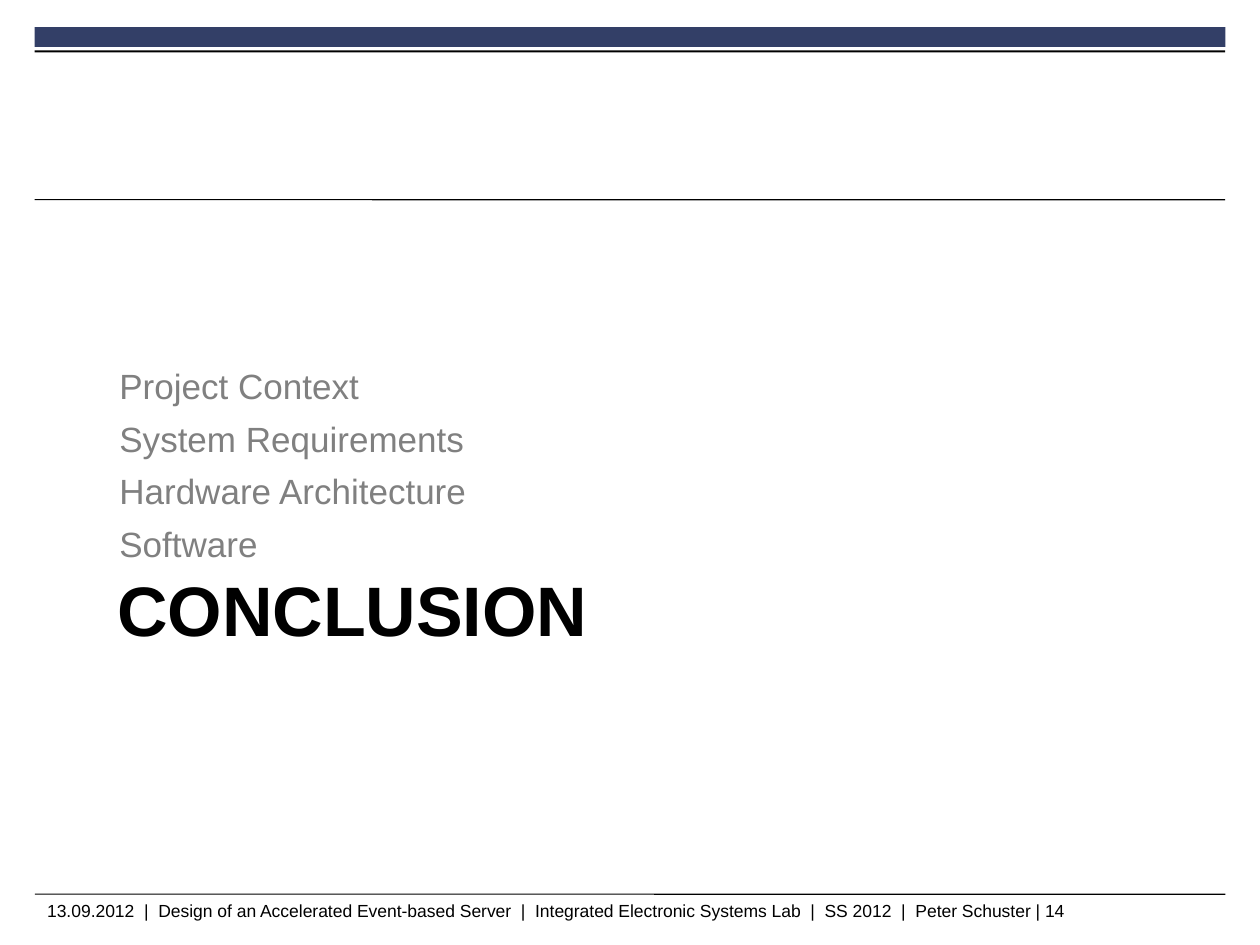
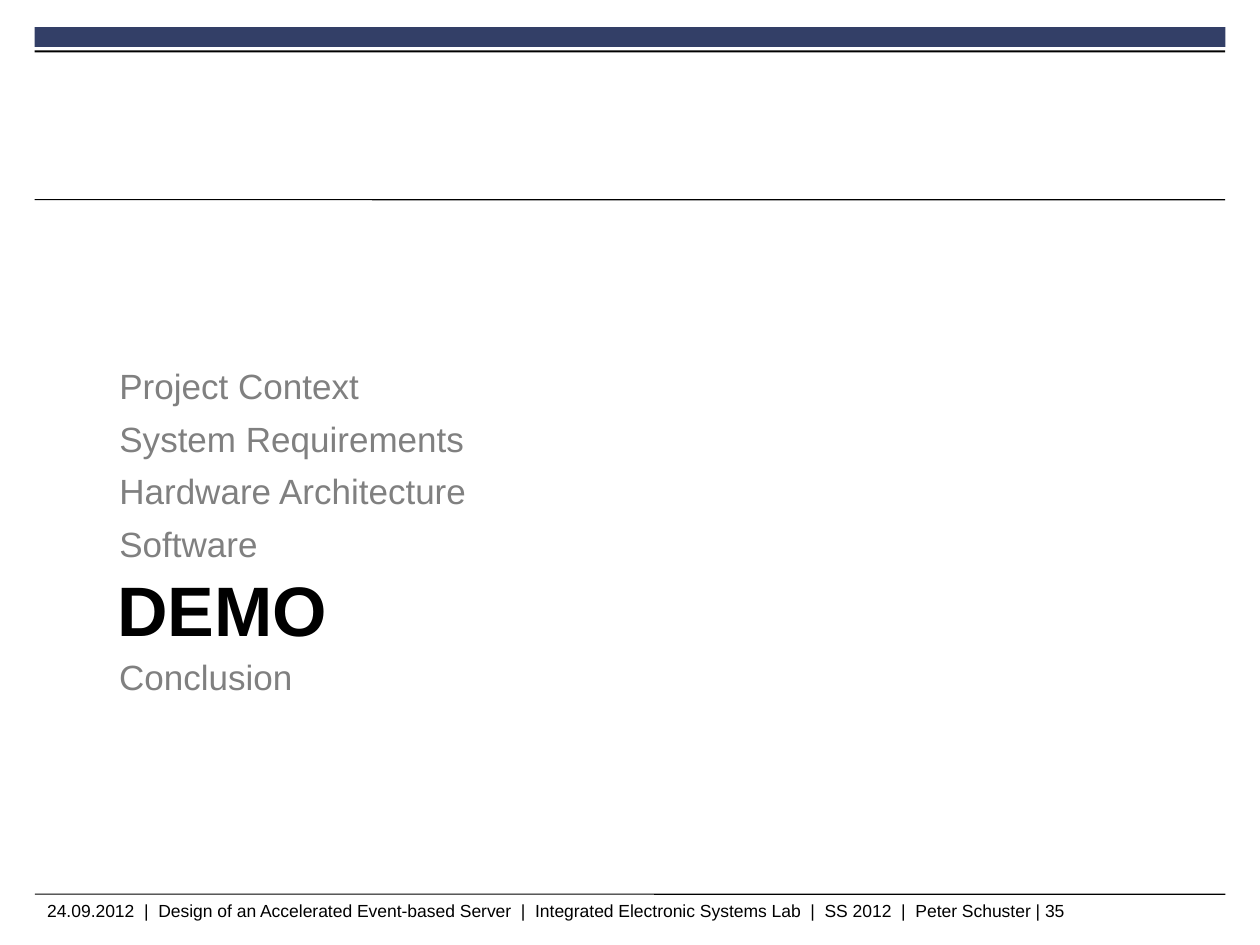
Before and after one commit to peschuster/ies-http-project, a slide deck: slide 35 of IesHttpProject.pptx (slide 14 before the commit). Drawn at 1260x945 pixels with LibreOffice and Linux fonts; fonts in the diff are those of the drawing; background and template pictures are left out. Boxes give left, top, right and bottom in pixels: in the first picture for what was removed or moved away, otherwise in the second. Text is boxed around its words. In the diff, an @@ line names an element or a change of style, - is before the commit and + after.

```diff
--- a/IesHttpProject.pptx
+++ b/IesHttpProject.pptx
@@ title at [117,587,327,637]: text changed @@
-CONCLUSION
+DEMO
@@ text added at [119,664,292,691], 20 pt, text #808080 @@
+Conclusion
@@ text at [47,904,1064,921]: text changed @@
-13.09.2012 | Design of an Accelerated Event-based Server | Integrated Electronic Systems Lab | SS 2012 | Peter Schuster | 14
+24.09.2012 | Design of an Accelerated Event-based Server | Integrated Electronic Systems Lab | SS 2012 | Peter Schuster | 35
```
Also in this commit, not shown: 10 other slides changed, 24 slides added, 4 slides removed.
